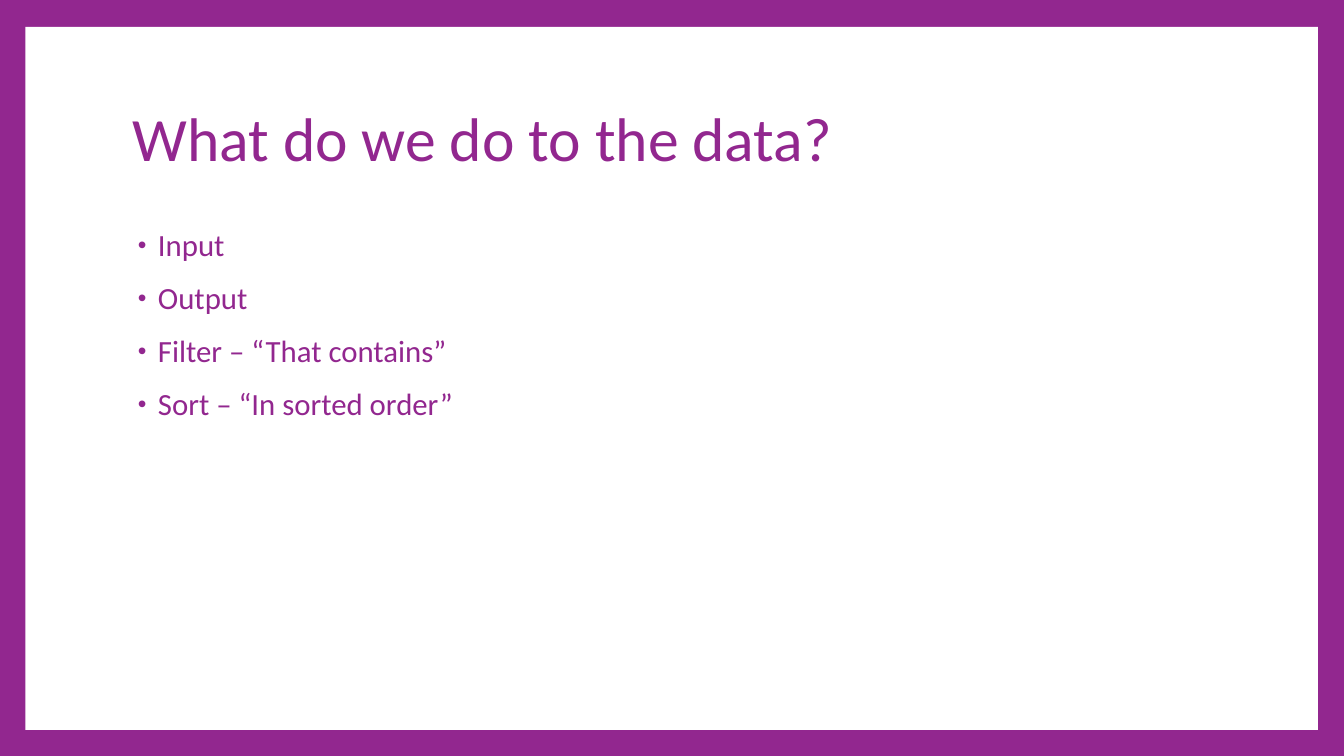
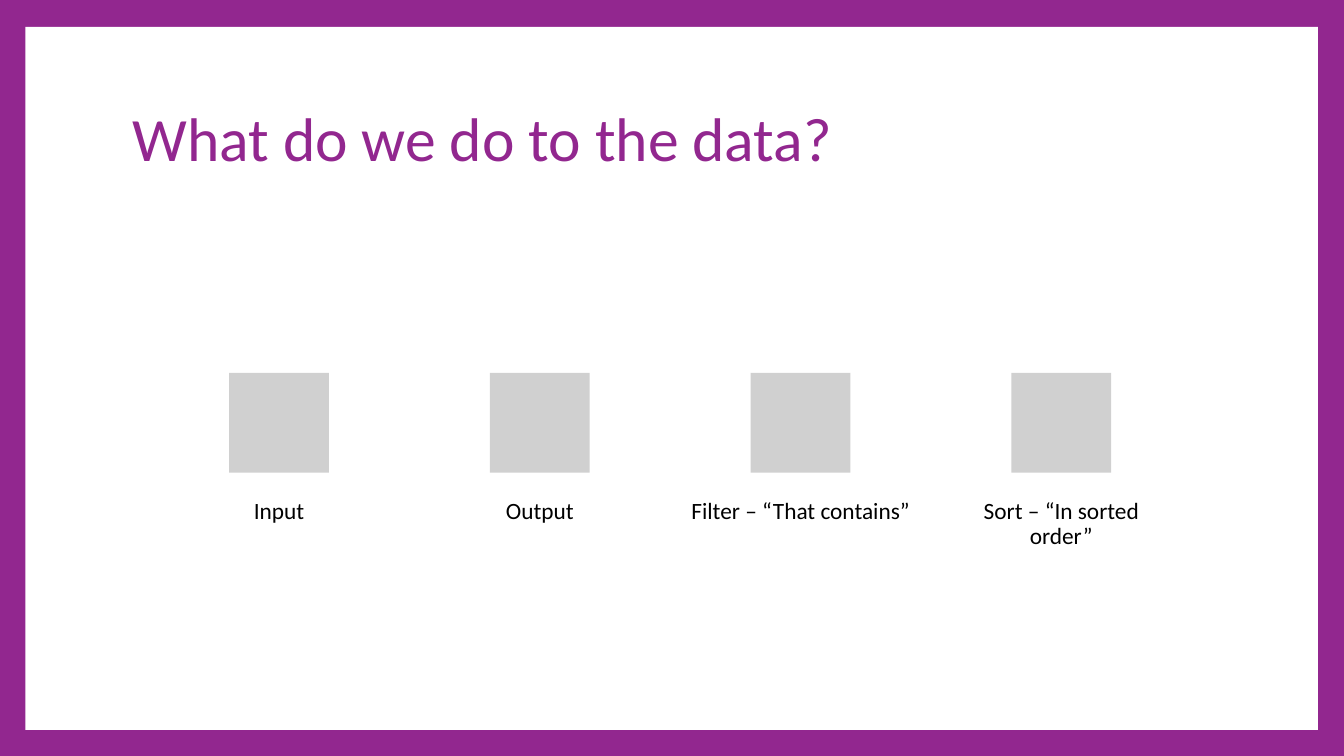
Before and after one commit to cdiggins/cs321, a slide deck: slide 27 of class-notes/cs321-winter-2023-lecture-7.pptx (slide 30 before the commit). Drawn at 1344x756 pixels with LibreOffice and Linux fonts; fonts in the diff are those of the drawing; grey boxes stand for pictures. Boxes give left, top, right and bottom in pixels: in the first picture for what was removed or moved away, otherwise in the second. Text is boxed around its words. In the diff, an @@ line names an element or a change of style, - is before the commit and + after.

```diff
--- a/class-notes/cs321-winter-2023-lecture-7.pptx
+++ b/class-notes/cs321-winter-2023-lecture-7.pptx
@@ text removed at [158, 236, 453, 416] @@
-• Input
-• Output
-• Filter – “That contains”
-• Sort – “In sorted order”
@@ group added at [229, 373, 1139, 544]: 4 pictures, 4 texts @@
+Input
+Output
+Filter – “That contains”
+Sort – “In sorted order”
```
Also in this commit, not shown: 20 other slides changed, 3 slides added, 6 slides removed, 1 other file.
